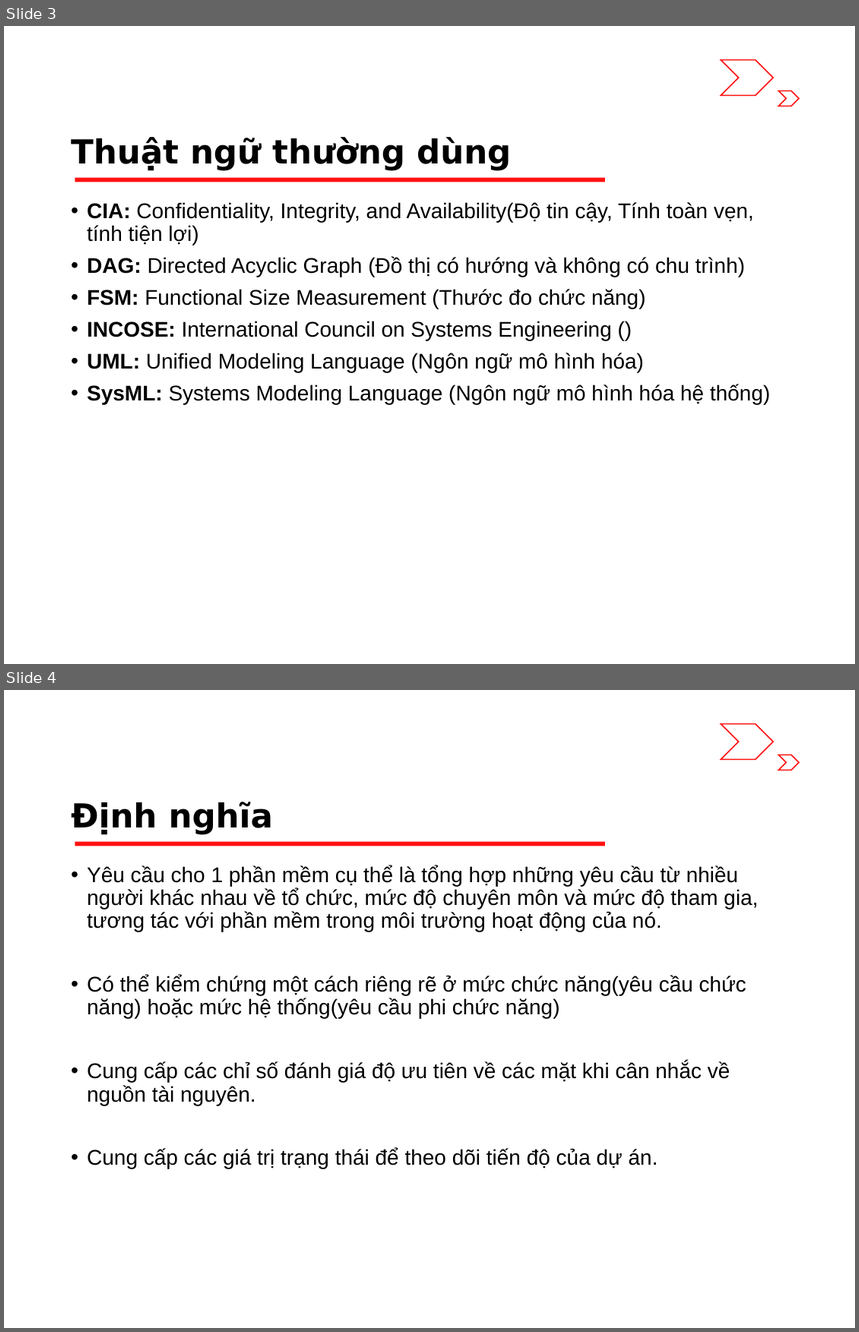
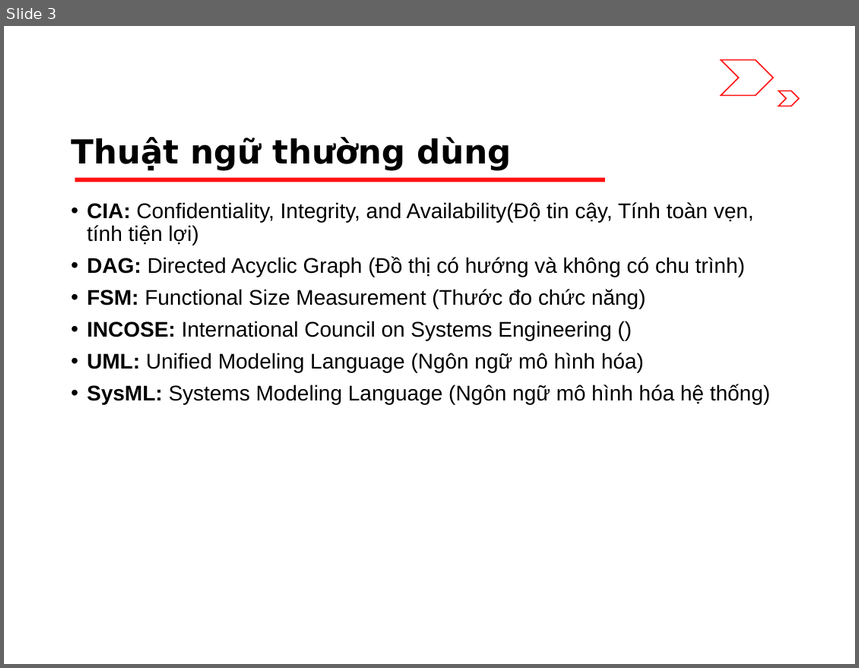
Before and after one commit to riverspart/uet-adv-sw-engineering, a slide deck: slide/release/chapter_1/slide.pptx. Shown one above the other, each under a label of ours: slides 3 and 4 before the commit, slide 3 after it. The pictures are 859x1332 and 859x668 pixels, drawn with LibreOffice and Linux fonts; fonts in the diff are those of the drawing. Boxes give left, top, right and bottom in pixels: in the first picture for what was removed or moved away, otherwise in the second. Text is boxed around its words. In the diff, an @@ line names an element or a change of style, - is before the commit and + after.

```diff
--- a/slide/release/chapter_1/slide.pptx
+++ b/slide/release/chapter_1/slide.pptx
@@ slide 4 removed at [4, 690, 855, 1328], background #FFFFFF; not listed: 3 template elements that a slide beside it also shows @@
@@ title removed at [71, 802, 273, 835] @@
-Định nghĩa
@@ text removed at [87, 866, 758, 1170] @@
-• Yêu cầu cho 1 phần mềm cụ thể là tổng hợp những yêu cầu từ nhiều người khác nhau về tổ chức, mức độ chuyên môn và mức độ tham gia, tương tác với phần mềm trong môi trường hoạt động của nó.
-• Có thể kiểm chứng một cách riêng rẽ ở mức chức năng(yêu cầu chức năng) hoặc mức hệ thống(yêu cầu phi chức năng)
-• Cung cấp các chỉ số đánh giá độ ưu tiên về các mặt khi cân nhắc về nguồn tài nguyên.
-• Cung cấp các giá trị trạng thái để theo dõi tiến độ của dự án.
```
Also in this commit, not shown: 1 other slide removed.
